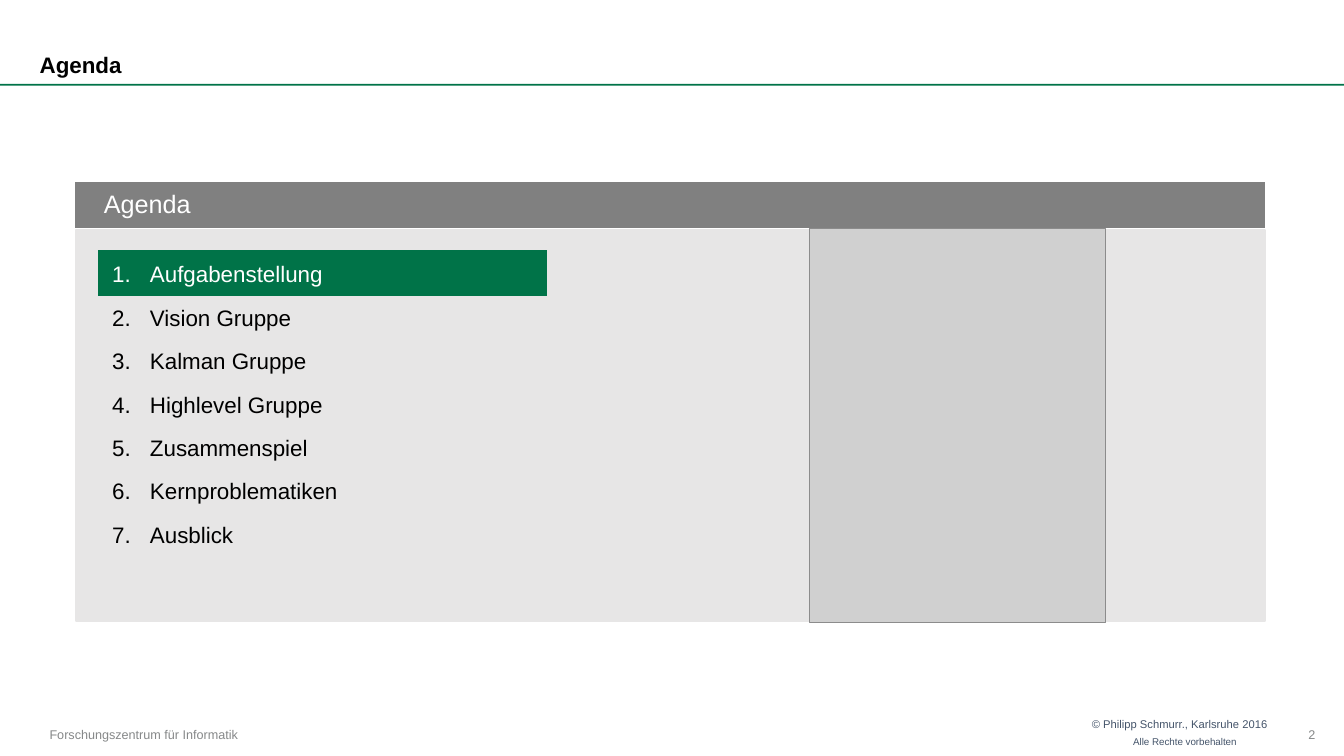
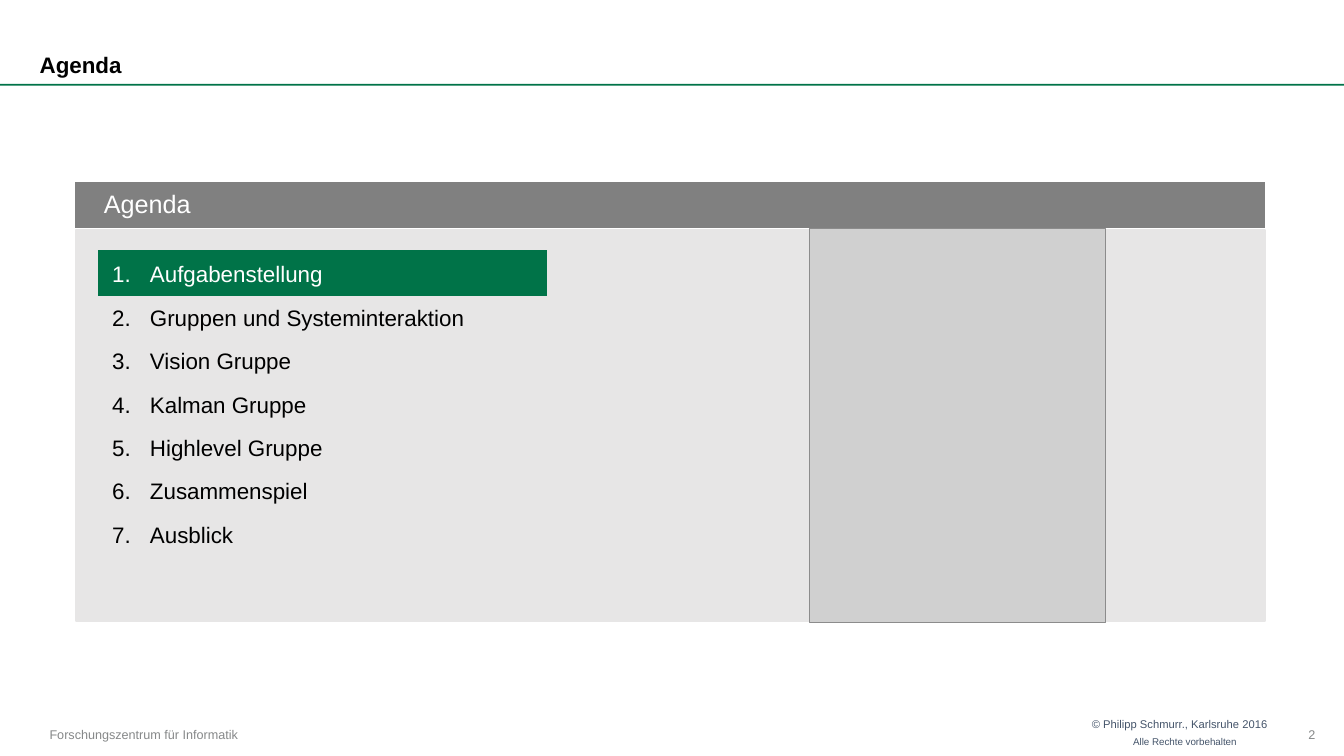
Before and after one commit to OtonoKakuei/robprak1516-documentation, a slide deck: slide 2 of robprak1516-presentation.pptx. Drawn at 1344x756 pixels with LibreOffice and Linux fonts; fonts in the diff are those of the drawing; grey boxes stand for pictures; background and template pictures are left out. Boxes give left, top, right and bottom in pixels: in the first picture for what was removed or moved away, otherwise in the second. Text is boxed around its words. In the diff, an @@ line names an element or a change of style, - is before the commit and + after.

```diff
--- a/robprak1516-presentation.pptx
+++ b/robprak1516-presentation.pptx
@@ text at [150,309,464,331]: paragraph added @@
+2. Gruppen und Systeminteraktion
@@ text at [150,482,337,504]: paragraph removed @@
-6. Kernproblematiken
```
Also in this commit, not shown: 2 other slides changed, 2 slides added, 2 slides removed, 1 other file.
